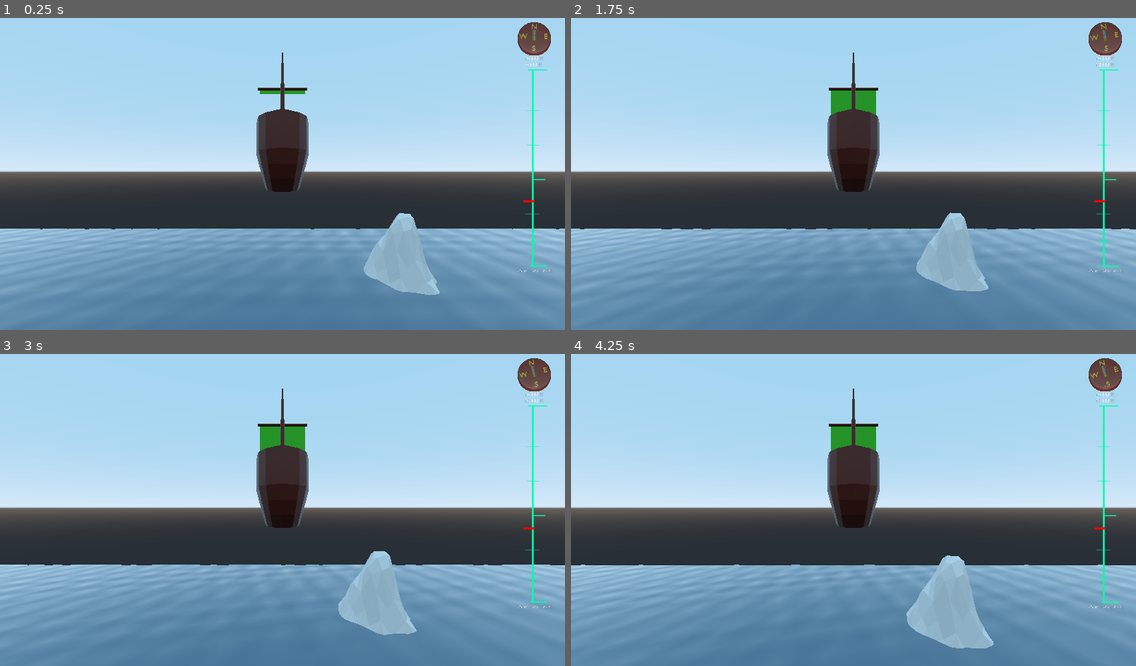
Above: before the commit, frames 1-4 (two rows, left to right).
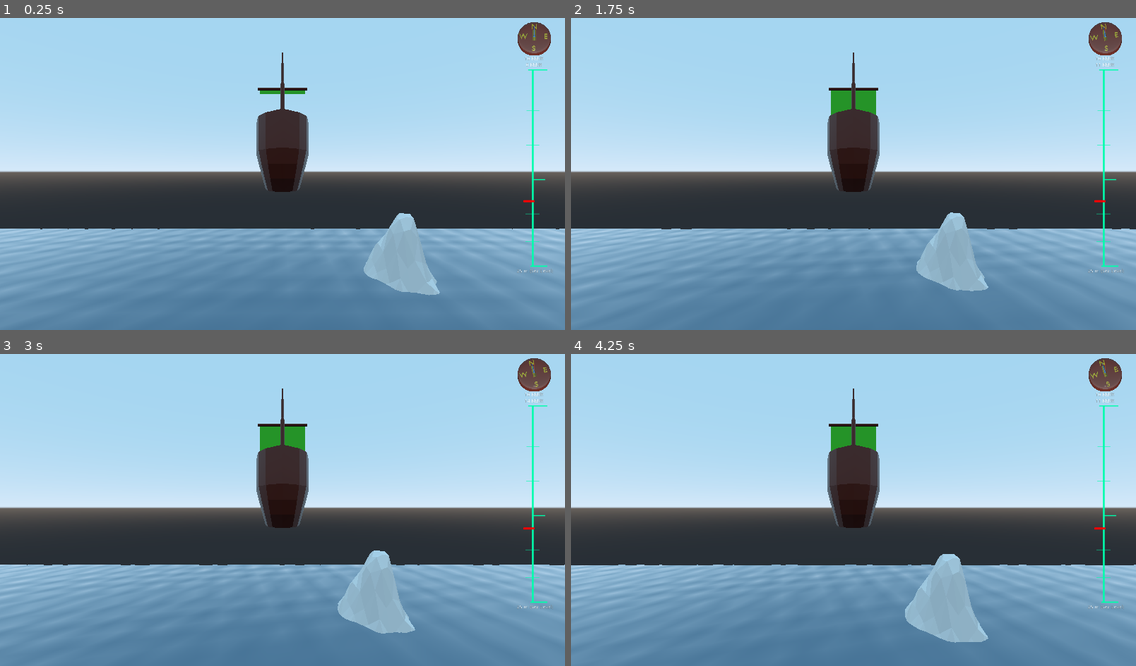
Above: after the commit, the same moments.

Repository: Neczesk/navis
Game: Godot game, scene res://world_scenes/world.tscn
Two runs of this game, one before a commit and one after it. Both use one fixed random seed, a clock stepped at 60 frames per second and the inputs below.
Inputs (mouse positions are in pixels of both pictures, inside the frame that each line leads up to):
- Up to frame 1 (0.25 s): no input
- Up to frame 2 (1.75 s): move the mouse to (977, 155) at 0.52 s; hold D (steer_right) 0.53-1.28 s; hold W (add_sail) 0.53-1.28 s; tap S (remove_sail) at 0.8, 1.35 s; move the mouse to (740, 186) at 1.27 s; hold A (steer_left) from 1.28 s (still down); tap W (add_sail) at 1.55 s
- Up to frame 3 (3 s): move the mouse to (339, 438) at 2.02 s; release A (steer_left) at 2.03 s; hold W (add_sail) 2.03-2.78 s; hold D (steer_right) from 2.03 s (still down); tap S (remove_sail) at 2.3 s; move the mouse to (254, 572) at 2.77 s; tap C (lower_ballast) at 2.85 s
- Up to frame 4 (4.25 s): tap W (add_sail) at 3.05 s; move the mouse to (1023, 553) at 3.52 s; release D (steer_right) at 3.53 s; hold A (steer_left) from 3.53 s (still down); hold Middle mouse button (orbit_camera) from 3.53 s (still down); tap S (remove_sail) at 3.8 s

The runs differ from the first frame. In frame 1, less than 0.1% of the frame differs, in the area x 15-74%, y 66-89%; in frame 2, less than 0.1%; in frame 3, 0.1%; in frame 4, 0.6%, in the area x 0-100%, y 14-95%.

Commit message:
working towards calculating drag based on current orientation and direction of travel

Diff:
--- a/project.godot
+++ b/project.godot
@@ -58,6 +58,7 @@
 orbit_camera={
 "deadzone": 0.5,
 "events": [ Object(InputEventMouseButton,"resource_local_to_scene":false,"resource_name":"","device":0,"alt":false,"shi …(212 unchanged characters)…
+, Object(InputEventKey,"resource_local_to_scene":false,"resource_name":"","device":0,"alt":false,"shift":false,"control":false,"meta":false,"command":false,"pressed":false,"scancode":16777238,"unicode":0,"echo":false,"script":null)
  ]
 }
 
--- a/scripts/airship.gd
+++ b/scripts/airship.gd
@@ -1,22 +1,38 @@
 extends RigidBody
 
 # All airships should inherit this script
-var wind_direction: Vector2
-var wind_strength: float
+
+# These variables are attritubes of the ship. They should not be directly under
+# the control of the player
 export var sail_area: float
 export var rudder_power: float
 export var bouyancy_delta: float = 1
 export var sail_delta: float = 1
-var ground_speed: float = 0
+export var z_drag: float = 1000
+export var y_drag: float = 2000
+export var x_drag: float = 5000
+
+#These variables refer to other nodes that affect or are affected by the ship,
+# including local environment nodes and ui nodes.
 var ballast_display: Node
 
+#These variables should be set by the parent, not by this script. They refer to
+# the wind in the local environment
+var wind_direction: Vector2
+var wind_strength: float
+
+# These variables have defaults but should otherwise be assigned by the options
+# interface
 var PLAYER_LOOK_SPEED: float = 0.001
 
-var sail_level: float setget set_sail_level
+# Variables marked with the current suffix are instance local and should be changeable in gameplay without
+# affecting other instances
+var sail_level_current: float setget set_sail_level
 func set_sail_level(new_sail):
-	sail_level = clamp(new_sail, 0.0, 1.0)
-	$sail_ship_1.set_sail_level(sail_level)
-
+	sail_level_current = clamp(new_sail, 0.0, 1.0)
+	$sail_ship_1.set_sail_level(sail_level_current)
+#Not used in other calculations, only to control the UI speedometer
+var ground_speed_current: float = 0
 
 # Declare member variables here. Examples:
 # var a = 2
@@ -46,7 +62,7 @@
 
 # Called when the node enters the scene tree for the first time.
 func _ready():
-	$sail_ship_1.set_sail_level(sail_level)
+	$sail_ship_1.set_sail_level(sail_level_current)
 	$bouyancy_controller/bouyancy_point.base_bouyancy = weight
 	pass # Replace with function body.
 
@@ -59,7 +75,7 @@
 	var forward: Vector3 = transform.basis.z
 	var wind3 = Vector3(wind_direction.x, 0, wind_direction.y)
 	forward *= max(forward.dot(wind3)+1,0.2)
-	forward *= (sail_level * sail_area * wind_strength)
+	forward *= (sail_level_current * sail_area * wind_strength)
 	add_central_force(forward)
 
 	if Input.is_action_pressed("steer_left"):
@@ -67,9 +83,9 @@
 	if Input.is_action_pressed("steer_right"):
 		add_torque(Vector3(0,-1,0) * rudder_power * state.step)
 	if Input.is_action_pressed("add_sail"):
-		set_sail_level(sail_level+(sail_delta * state.step))
+		set_sail_level(sail_level_current+(sail_delta * state.step))
 	if Input.is_action_pressed("remove_sail"):
-		set_sail_level(sail_level-(sail_delta * state.step))
+		set_sail_level(sail_level_current-(sail_delta * state.step))
 	if Input.is_action_pressed("lower_ballast"):
 		$bouyancy_controller/bouyancy_point.bouyancy_mod += bouyancy_delta * state.step
 		print(bouyancy_delta)
@@ -80,13 +96,14 @@
 	var current_ang_vel: Vector3 = state.angular_velocity
 	var lin_drag: Vector3 = current_lin_vel.normalized() * current_lin_vel.length_squared() * -1
 	var ang_drag: Vector3 = current_ang_vel.normalized() * current_ang_vel.length_squared() * -1
-	lin_drag *=  mass
+	lin_drag *=  (current_lin_vel.normalized() * Vector3(x_drag,y_drag, z_drag)).length()
+#	print("drag: " + str(lin_drag) + " = " + str(mass) + " + " + str(current_lin_vel.normalized() * current_lin_vel.length() * -1) + " squared")
 	ang_drag *=  mass * mass
 
 	add_central_force(lin_drag)
 	add_torque(ang_drag)
 
-	ground_speed = (Vector2(state.linear_velocity.x, state.linear_velocity.z).length() * 60 * 60) / 1000
+	ground_speed_current = (Vector2(state.linear_velocity.x, state.linear_velocity.z).length() * 60 * 60) / 1000
 	if ballast_display:
 		if "current_ballast" in ballast_display:
 			ballast_display.current_ballast = $bouyancy_controller/bouyancy_point.bouyancy_mod
--- a/scripts/world.gd
+++ b/scripts/world.gd
@@ -29,5 +29,5 @@
 
 func _physics_process(delta):
 	$heading_viewport/compass_dial.heading = $airship.rotation_degrees.y
-	$ui_layer/margin_container/main_vbox/top_panel/navigation_display/ground_speed_label.text = str(round($airship.ground_speed)) + " KM/H"
+	$ui_layer/margin_container/main_vbox/top_panel/navigation_display/ground_speed_label.text = str(round($airship.ground_speed_current)) + " KM/H"
 	$ui_layer/margin_container/main_vbox/play_window/elevation_display/elevation_label.text = str(round($airship.global_transform.origin.y)) + " m (Sea Level)"
